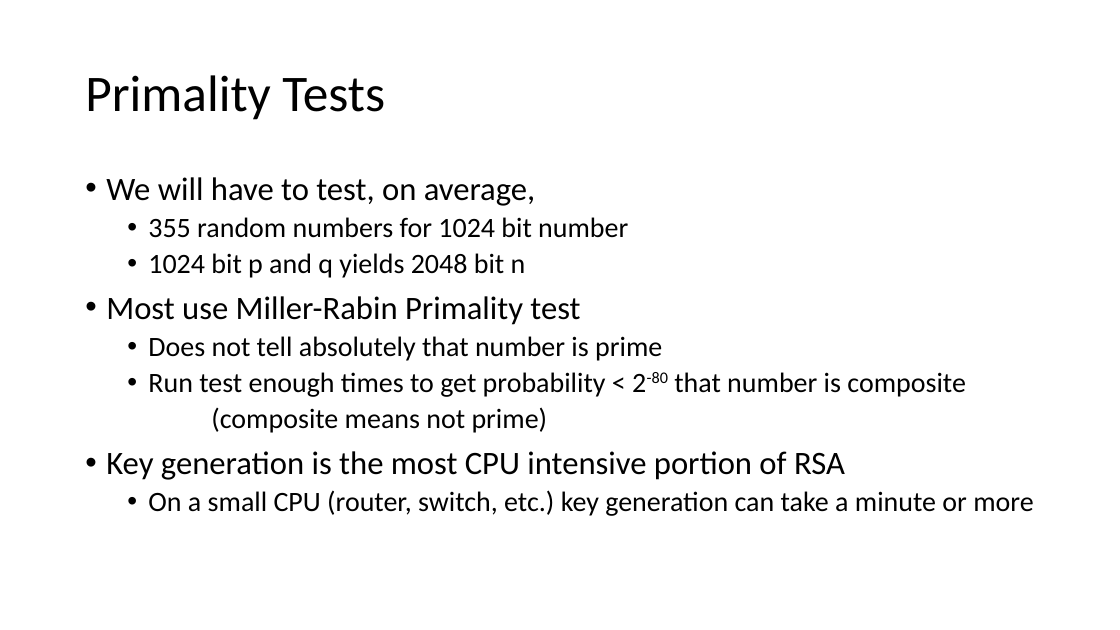
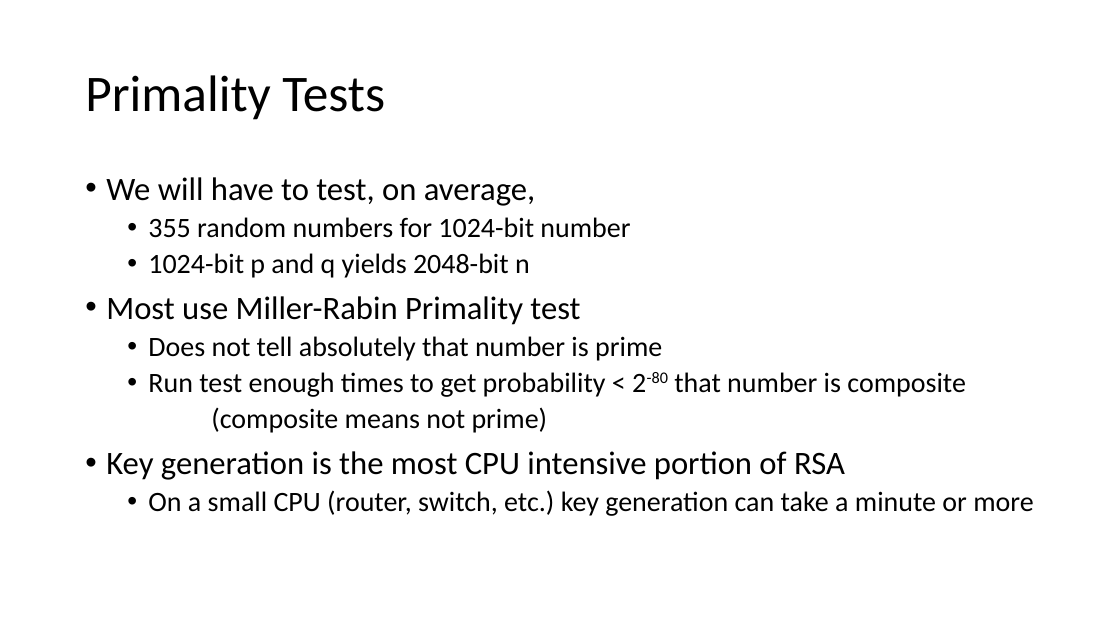
Before and after one commit to john-r2/CyberSec-Modules, a slide deck: slide 4 of 5.Crypto/Cryptology5-Public-Key-RSA-Math.pptx. Drawn at 1120x630 pixels with LibreOffice and Linux fonts; fonts in the diff are those of the drawing. Boxes give left, top, right and bottom in pixels: in the first picture for what was removed or moved away, otherwise in the second. Text is boxed around its words. In the diff, an @@ line names an element or a change of style, - is before the commit and + after.

```diff
--- a/5.Crypto/Cryptology5-Public-Key-RSA-Math.pptx
+++ b/5.Crypto/Cryptology5-Public-Key-RSA-Math.pptx
@@ text at (x1=148, y1=217, x2=630, y2=278): text changed @@
-  • 355 random numbers for 1024 bit number
-  • 1024 bit p and q yields 2048 bit n
+  • 355 random numbers for 1024-bit number
+  • 1024-bit p and q yields 2048-bit n
```
Also in this commit, not shown: 2 other slides changed, 45 other files.
